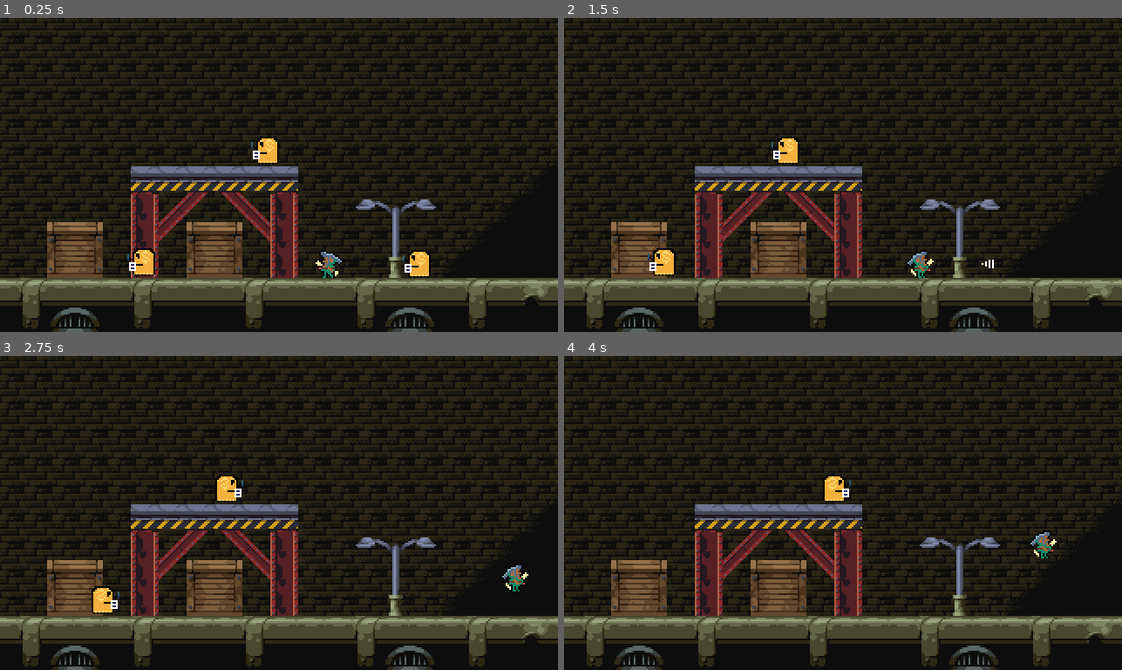
Above: before the commit, frames 1-4 (two rows, left to right).
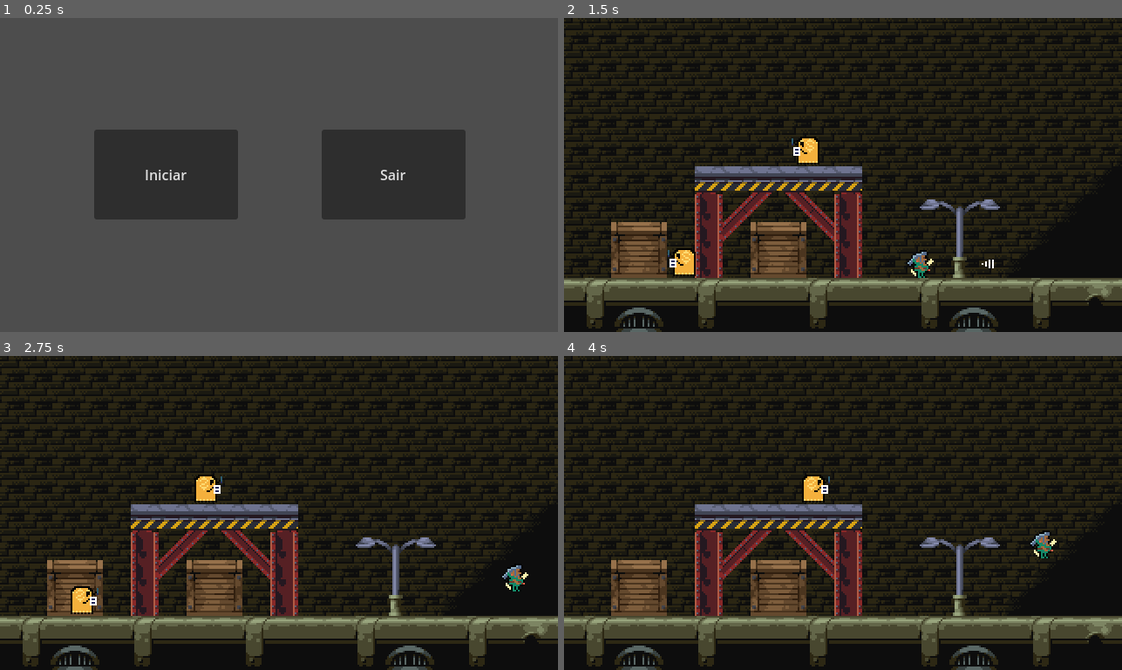
Above: after the commit, the same moments.

Repository: GabrielPlaza95/Trabalho-Jogos
Game: Godot game, scene res://levels/StartScreen.tscn
Same seed, same stepped clock (60 frames per second), same inputs: the game is played once before the commit and once after it. Before the commit the project starts from res://levels/level.tscn.
Inputs (mouse positions are in pixels of both pictures, inside the frame that each line leads up to):
- Up to frame 1 (0.25 s): no input
- Up to frame 2 (1.5 s): click (731, 175) at 0.5 s, where only the run after the commit has a clickable "Iniciar"; hold Right (right) from 1.28 s (still down); tap Z (shoot) at 1.35 s
- Up to frame 3 (2.75 s): keep holding Right (right); tap Up (up) at 1.52, 2.27 s; tap Z (shoot) at 2.1 s
- Up to frame 4 (4 s): release Right (right) at 2.78 s; hold Left (left) 2.78-3.53 s; tap Z (shoot) at 2.85, 3.6 s; hold Right (right) from 3.53 s (still down); tap Up (up) at 3.77 s

The runs differ from the first frame. In frame 1, 99% of the frame differs, in the area x 0-100%, y 0-100%; in frame 2, 1.3%; in frame 3, 1.3%; in frame 4, 0.6%.

Commit message:
Implementa tela inicial básica

Diff:
--- /dev/null
+++ b/levels/StartScreen.gd
@@ -0,0 +1,10 @@
+extends Node2D
+
+
+
+func _on_play_pressed():
+	get_tree().change_scene_to_file("res://levels/level.tscn")
+
+
+func _on_quit_pressed():
+	get_tree().quit()
--- /dev/null
+++ b/levels/StartScreen.tscn
@@ -0,0 +1,23 @@
+[gd_scene load_steps=2 format=3 uid="uid://bmodvx2hs0ytr"]
+
+[ext_resource type="Script" path="res://levels/StartScreen.gd" id="1_8ipqn"]
+
+[node name="Node2D" type="Node2D"]
+script = ExtResource("1_8ipqn")
+
+[node name="Play" type="Button" parent="."]
+offset_left = 108.0
+offset_top = 128.0
+offset_right = 273.0
+offset_bottom = 231.0
+text = "Iniciar"
+
+[node name="Quit" type="Button" parent="."]
+offset_left = 369.0
+offset_top = 128.0
+offset_right = 534.0
+offset_bottom = 231.0
+text = "Sair"
+
+[connection signal="pressed" from="Play" to="." method="_on_play_pressed"]
+[connection signal="pressed" from="Quit" to="." method="_on_quit_pressed"]
--- a/project.godot
+++ b/project.godot
@@ -11,7 +11,7 @@
 [application]
 
 config/name="Trabalho Jogos"
-run/main_scene="res://levels/level.tscn"
+run/main_scene="res://levels/StartScreen.tscn"
 config/features=PackedStringArray("4.1", "GL Compatibility")
 config/icon="res://icon.svg"
 
